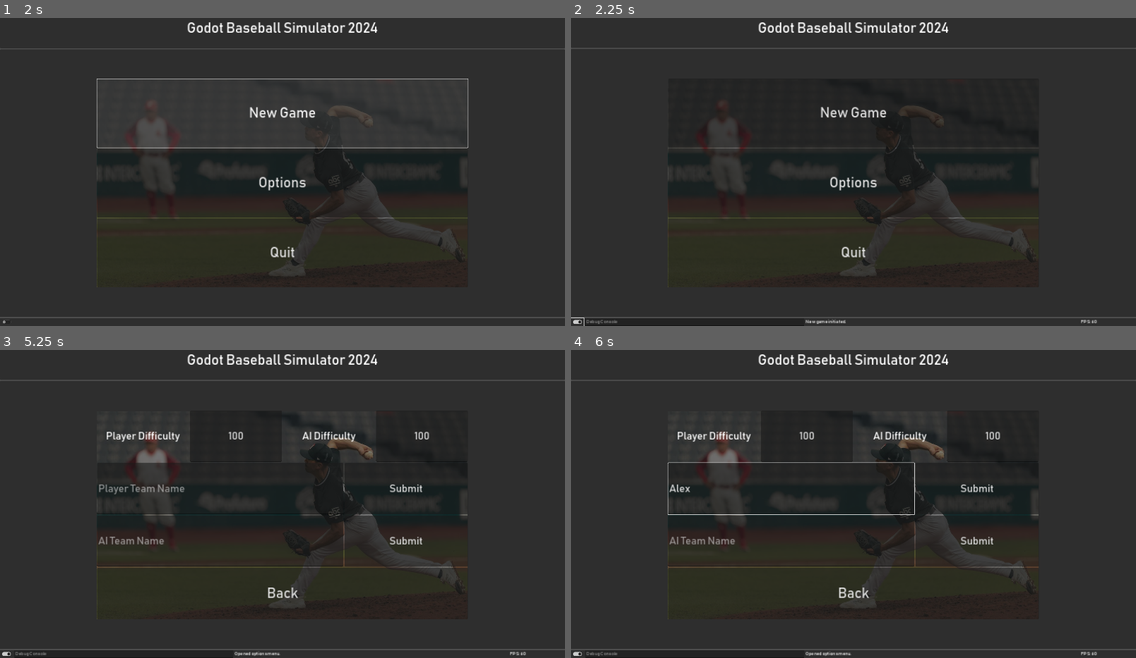
Above: before the commit, frames 1-4 (two rows, left to right).
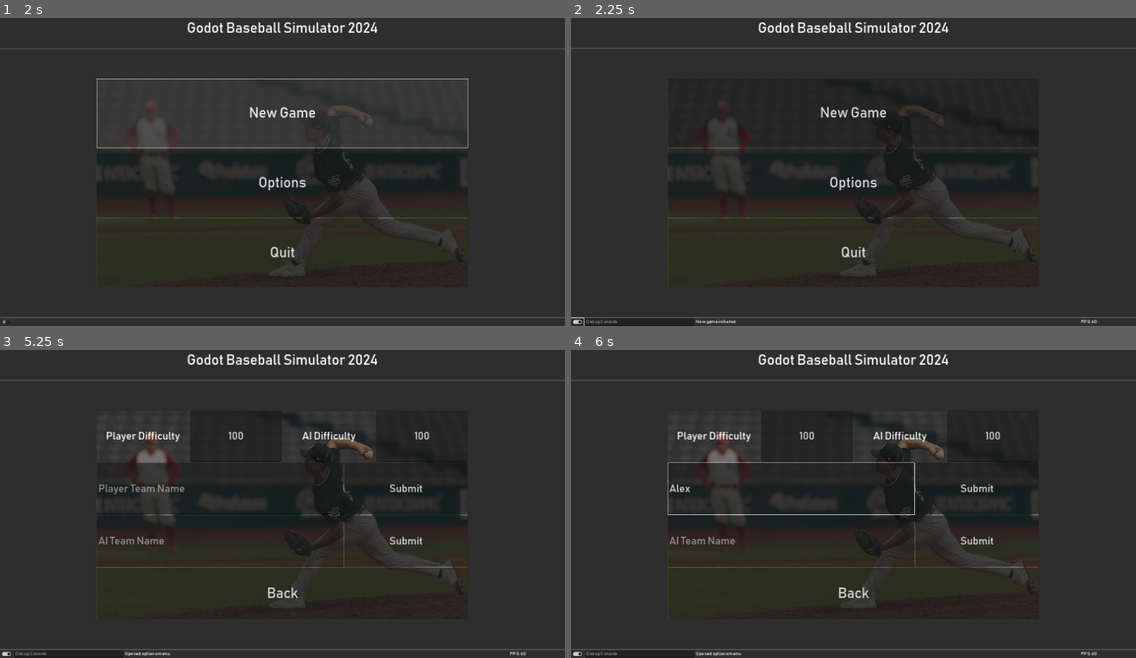
Above: after the commit, the same moments.

Repository: HardieParham/GodotBaseballSim
Game: Godot game, scene res://Source/MainPortal/main_portal.tscn
Same seed, same stepped clock (60 frames per second), same inputs: the game is played once before the commit and once after it.
Inputs (mouse positions are in pixels of both pictures, inside the frame that each line leads up to):
- Up to frame 1 (2 s): click "New Game" at 0.5 s; click "New Game" at 1.25 s
- Up to frame 2 (2.25 s): click (576, 322) at 2 s
- Up to frame 3 (5.25 s): click (5, 654) at 2.75 s; click "New Game" at 3.5 s; click (5, 654) at 4.25 s; click "Options" at 5 s
- Up to frame 4 (6 s): click (791, 488) at 5.77 s; type "Alex" at 5.85 s

Frame 1 is identical in both runs. In frame 2, 0.2% of the frame differs, in the area x 21-49%, y 97-100%; in frame 3, 0.2%, in the area x 21-50%, y 97-100%; in frame 4, 0.2%.

Commit message:
0.0.0.9 Debug Capitalization Fix
added to_lower function to input strings so capitalization doesn't matter anymore :)

Diff:
--- a/Source/MainPortal/debug_script.gd
+++ b/Source/MainPortal/debug_script.gd
@@ -33,7 +33,7 @@
 	var input_array : Array
 	var func_name : String
 	input_array = input_text.split(" ")
-	func_name = input_array.pop_front()
+	func_name = input_array.pop_front().to_lower()
 	if func_name in CallableFunctions.function_dict.keys():
 		var function : Callable
 		var result : Variant
--- a/Source/MainPortal/main_portal.tscn
+++ b/Source/MainPortal/main_portal.tscn
@@ -69,14 +69,14 @@
 visible = false
 layout_mode = 2
 size_flags_horizontal = 3
-size_flags_stretch_ratio = 4.0
+size_flags_stretch_ratio = 2.0
 placeholder_text = "Debug Console"
 
 [node name="DebugLabel" type="Label" parent="VBoxContainer/FooterContainer/HBoxContainer"]
 visible = false
 layout_mode = 2
 size_flags_horizontal = 3
-size_flags_stretch_ratio = 5.0
+size_flags_stretch_ratio = 7.0
 text = "Debug Log
 "
 
--- a/Source/Utilities/dice.gd
+++ b/Source/Utilities/dice.gd
@@ -9,6 +9,7 @@
 	CallableFunctions.register_function(roll, "roll")
 	CallableFunctions.register_function(double_roll, "double_roll")
 	CallableFunctions.register_function(number_roll, "number_roll")
+
 
 func roll() -> int:
 	return randi_range(1, _sides)
@@ -23,6 +24,7 @@
 func number_roll(times) -> int:
 	var x : int
 	var i : int = 0
-	print(CallableFunctions.function_dict)
-	x = randi_range(1, _sides) * int(times)
+	while i < int(times):
+		x += randi_range(1, _sides)
+		i += 1
 	return x
